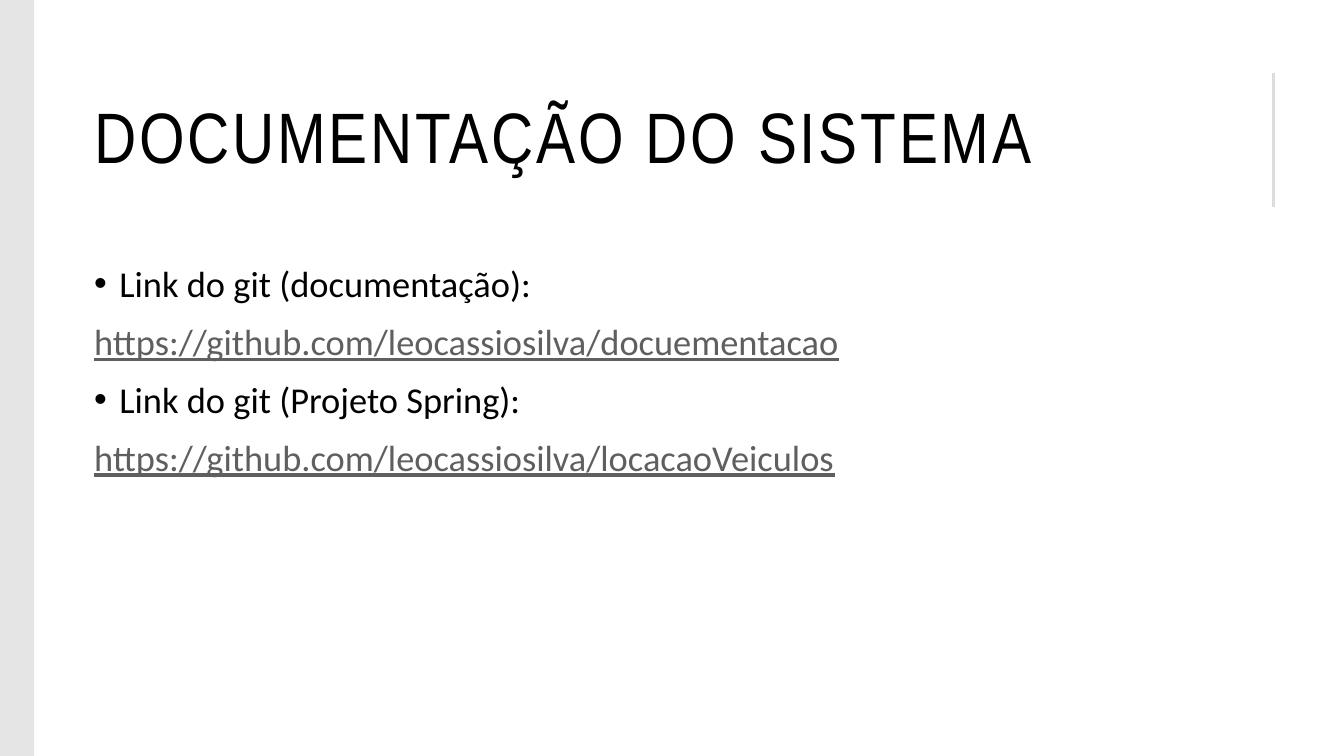
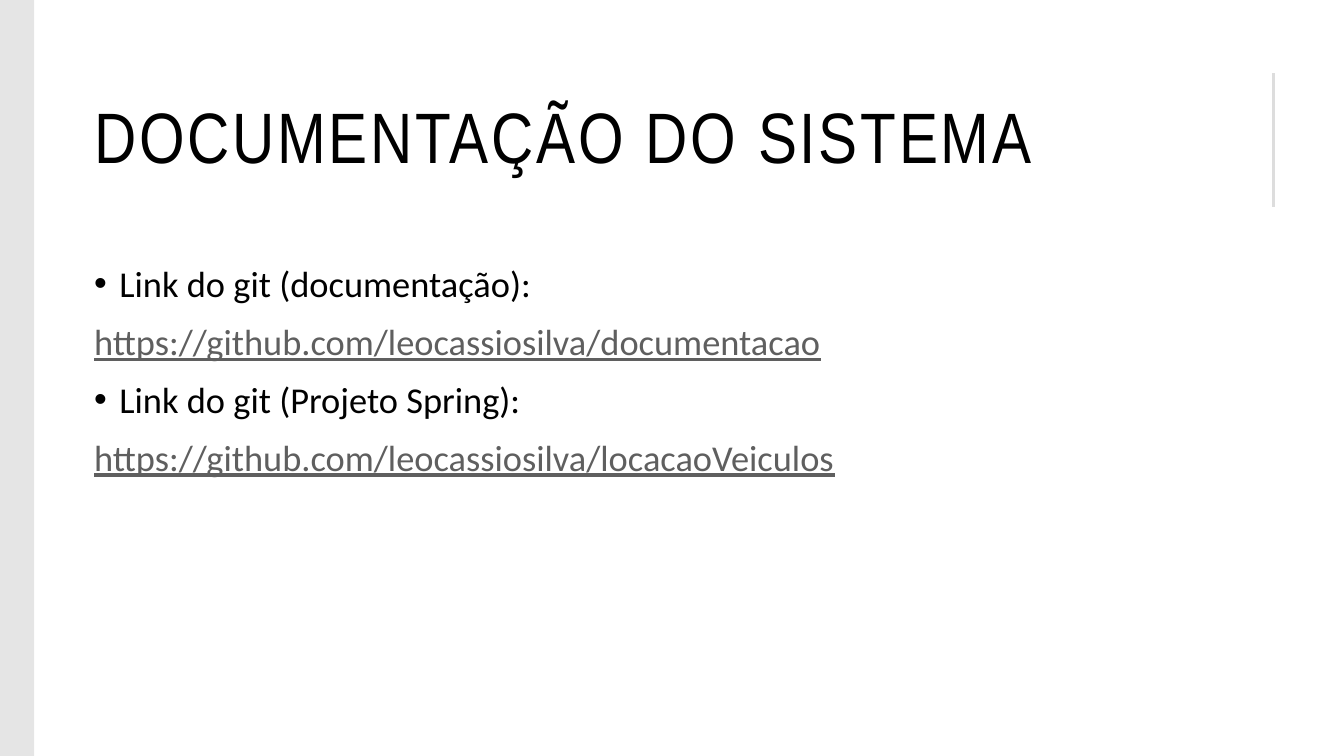
Before and after one commit to leocassiosilva/documentacao, a slide deck: slide 4 of Primeira Apresentação Projeto Integrador.pptx. Drawn at 1344x756 pixels with LibreOffice and Linux fonts; fonts in the diff are those of the drawing. Boxes give left, top, right and bottom in pixels: in the first picture for what was removed or moved away, otherwise in the second. Text is boxed around its words. In the diff, an @@ line names an element or a change of style, - is before the commit and + after.

Commit message:
first commit

```diff
--- a/Primeira Apresentação Projeto Integrador.pptx
+++ b/Primeira Apresentação Projeto Integrador.pptx
@@ text at (94,329,820,361): text changed @@
-https://github.com/leocassiosilva/docuementacao
+https://github.com/leocassiosilva/documentacao
```
